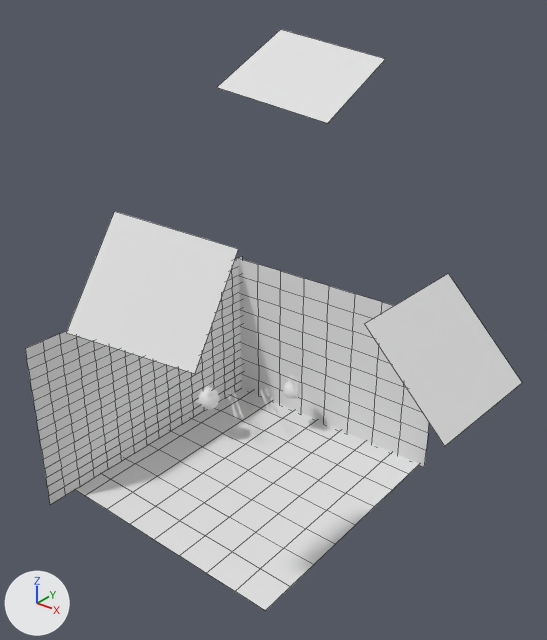
The Blender file 04-Shots/Shot1.blend: old version first, new version second.
Rendered twice from a camera (50 mm lens) standing at (40.4, -46.4, 43.4) and looking at (8.9, -7.1, 19.0). Every picture has the same lights, and +X, +Y and +Z are marked at lower left. Mesh edges are drawn as thin lines on the coarser meshes. Materials are left out; every surface is plain grey.

In view in the first picture: 'Aufheller', 'Aufheller2', 'Hauptlicht', 'Hoehle'.
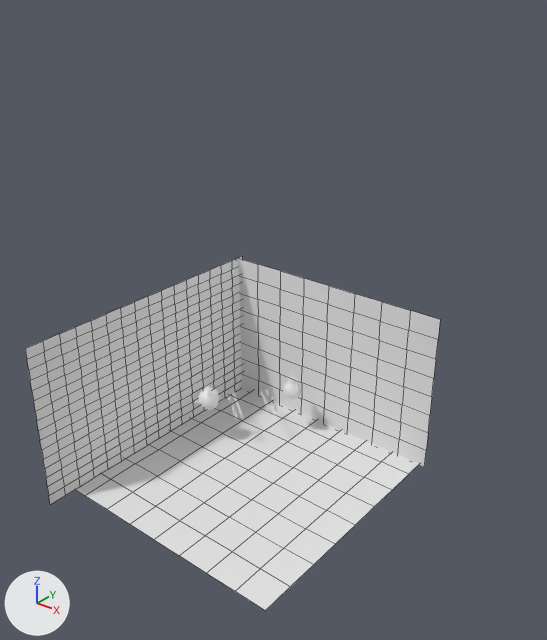
What differs and where, as boxes (x1, y1, x2, y2) in the pictures (547 x 640 px):
'Aufheller', deleted: before (66, 211, 238, 374)
'Aufheller2', deleted: before (364, 274, 522, 446)
'Hauptlicht', deleted: before (217, 29, 385, 123)

The change in detail:
Object 'Hauptlicht' (ob_hauptlicht) is deleted.
Object 'Aufheller' (ob_aufheller) is deleted.
Object 'Aufheller2' (ob_aufheller2) is deleted.
